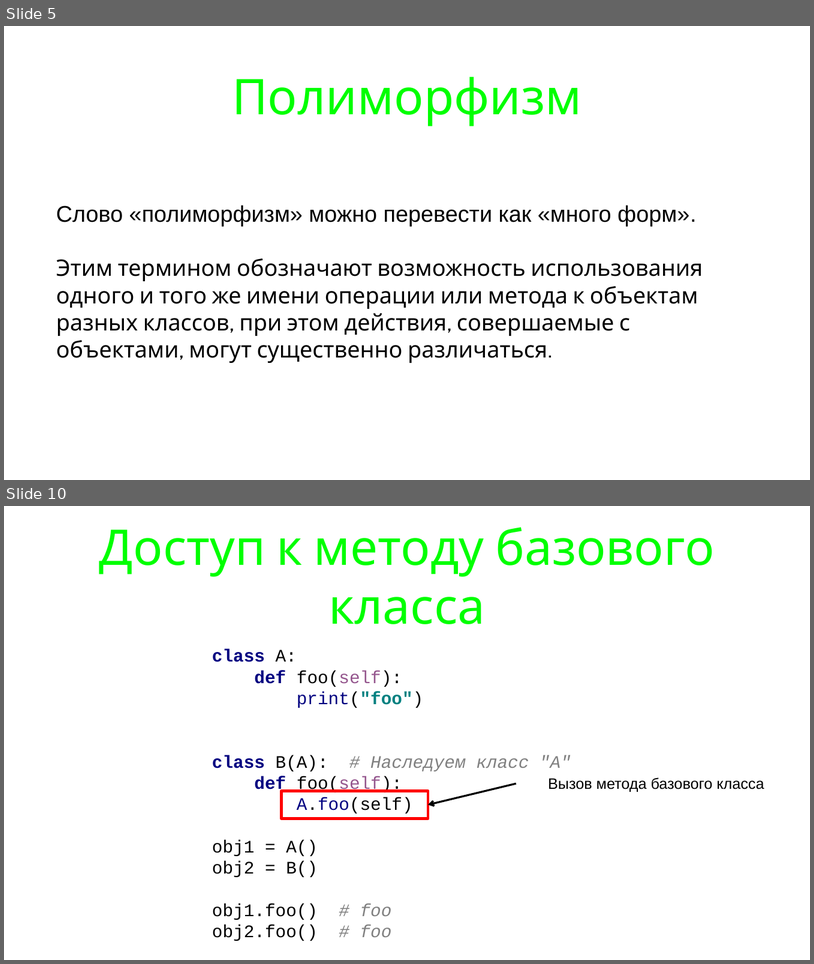
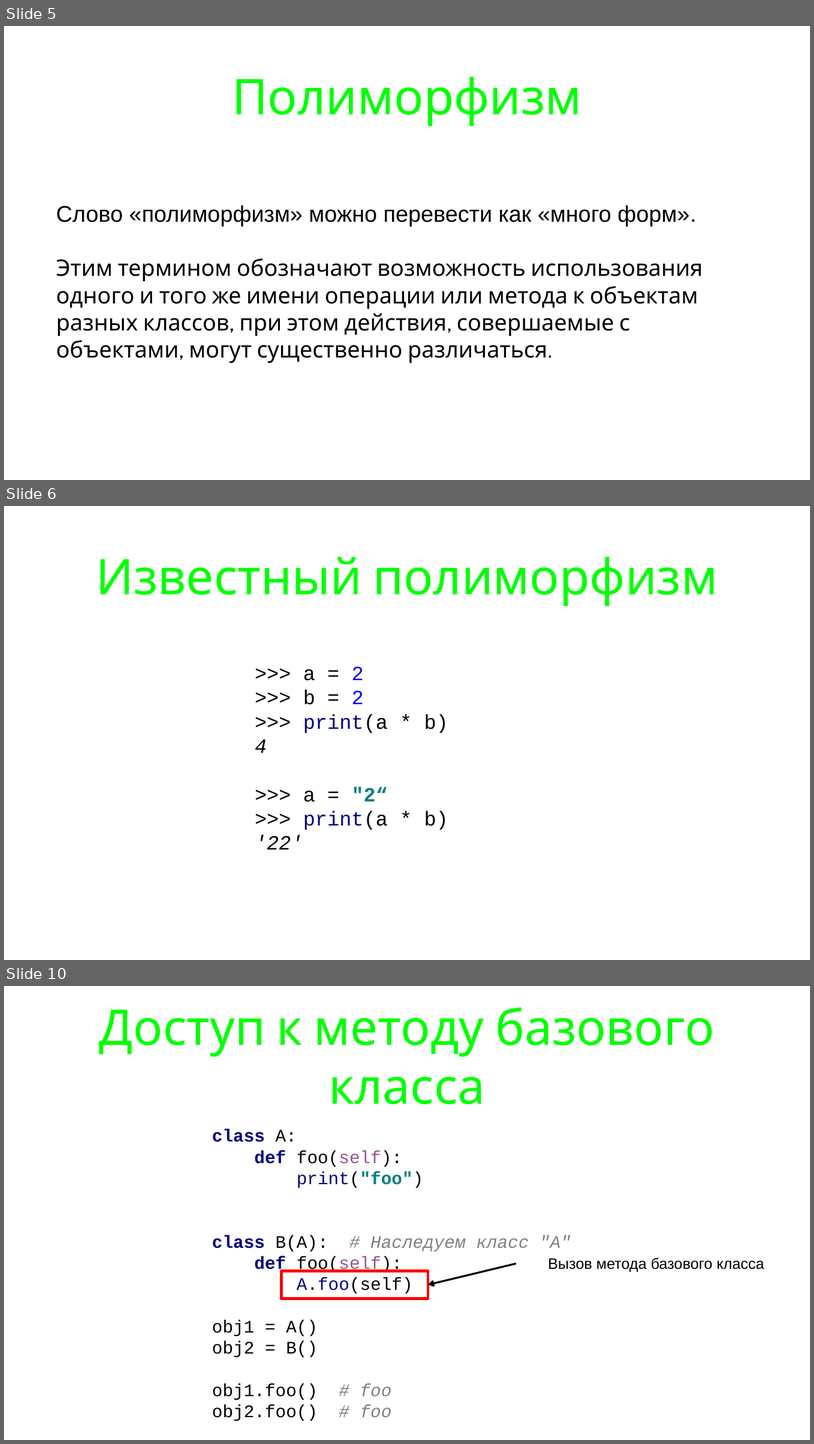
Before and after one commit to maxchv/LearnPython, a slide deck: week09/polimorphism.pptx. Shown one above the other, each under a label of ours: slides 5 and 10 before the commit, slides 5, 6 and 10 after it; the slides between them are not shown. The pictures are 814x964 and 814x1444 pixels, drawn with LibreOffice and Linux fonts; fonts in the diff are those of the drawing. Boxes give left, top, right and bottom in pixels: in the first picture for what was removed or moved away, otherwise in the second. Text is boxed around its words. In the diff, an @@ line names an element or a change of style, - is before the commit and + after.

Commit message:
Добавлены материалы занятия по полиморфизму

```diff
--- a/week09/polimorphism.pptx
+++ b/week09/polimorphism.pptx
@@ slide 6 added at (x1=4, y1=506, x2=810, y2=960), background #FFFFFF @@
@@ title added at (x1=96, y1=556, x2=718, y2=606), 78 pt, text #00FF00 @@
+Известный полиморфизм
@@ text added at (x1=255, y1=666, x2=449, y2=849), 32 pt, text #000000 @@
+>>> a = 2
+>>> b = 2
+>>> print(a * b)
+4
+>>> a = "2“
+>>> print(a * b)
+'22'
```
Also in this commit, not shown: 8 slides changed, 1 slide removed, 7 other files.
